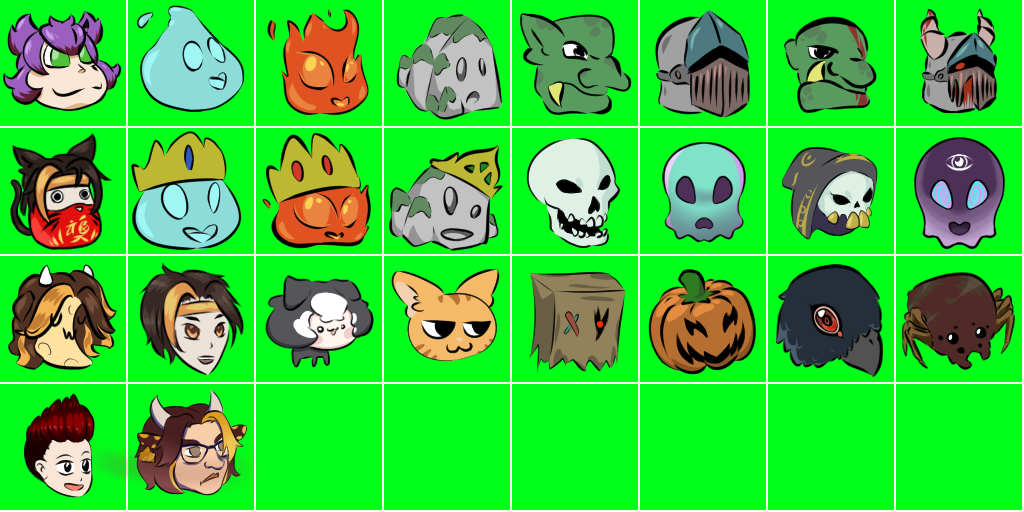
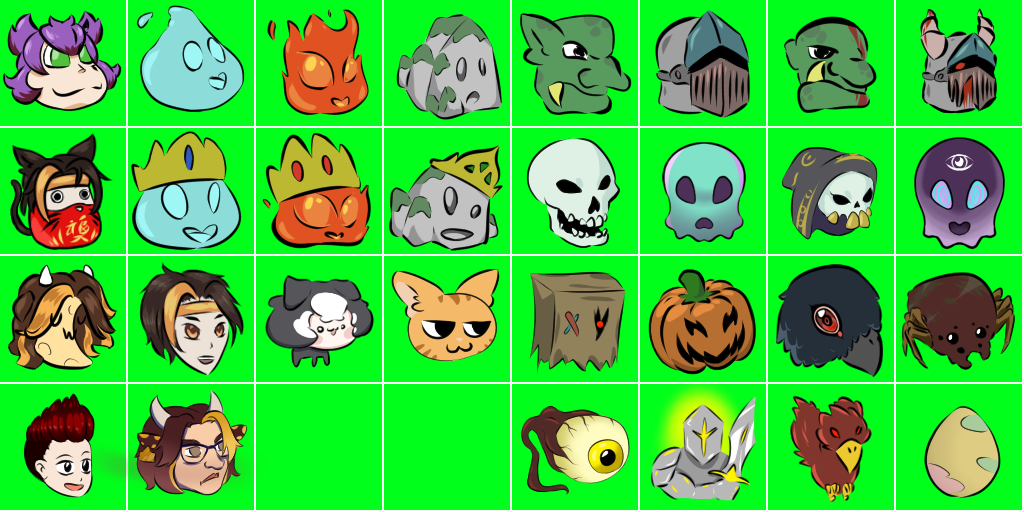
Comparing the layer stacks of the two (1024, 512) images. Changes:
painted on "Calque de dessin 5 Fusionnés" over [521, 384, 1001, 506]
